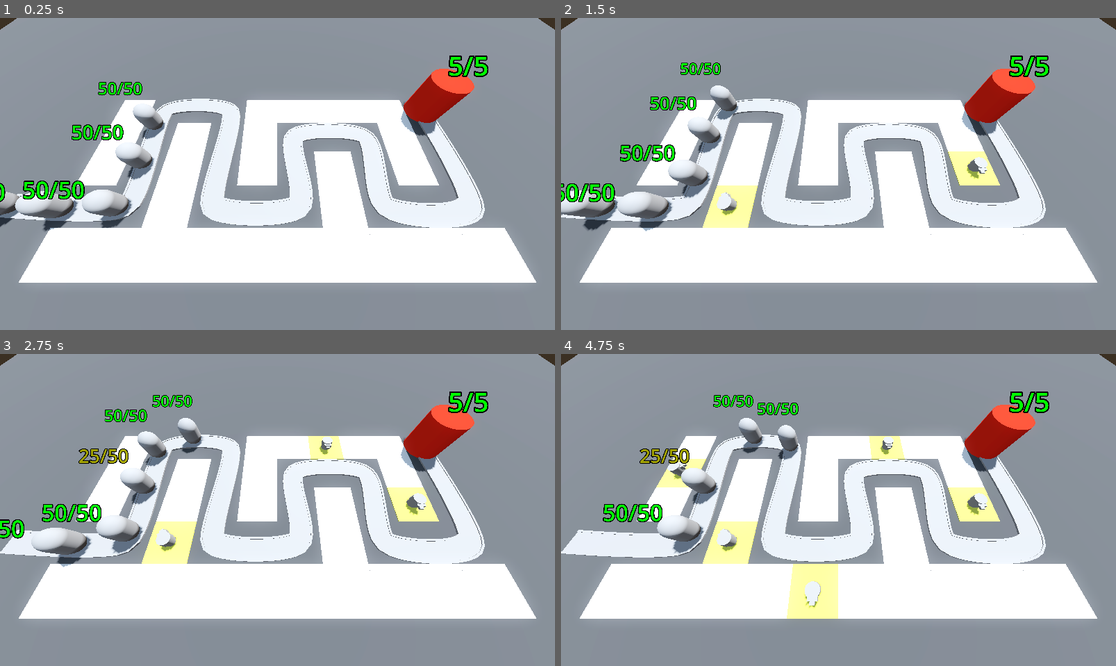
Above: before the commit, frames 1-4 (two rows, left to right).
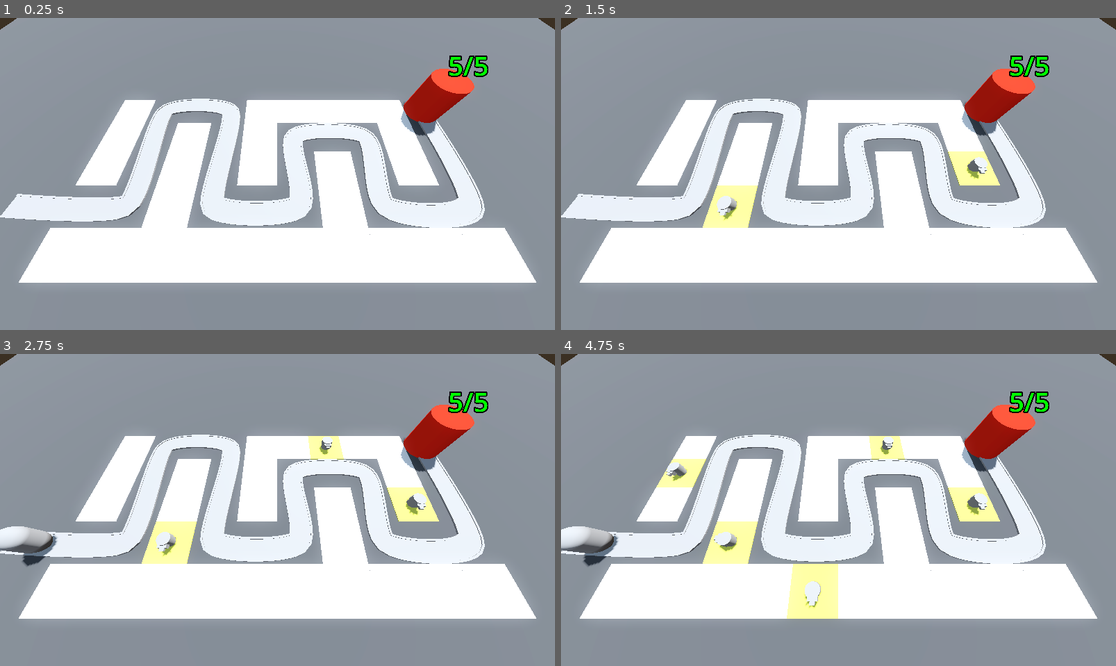
Above: after the commit, the same moments.

Repository: yrubner/TowerDefenseGD
Game: Godot game, scene res://BaseLevel.tscn
Two runs of this game, one before a commit and one after it. Both use one fixed random seed, a clock stepped at 60 frames per second and the inputs below.
Inputs (mouse positions are in pixels of both pictures, inside the frame that each line leads up to):
- Up to frame 1 (0.25 s): no input
- Up to frame 2 (1.5 s): move the mouse to (960, 158) at 0.52 s; press the mouse at (960, 158) at 0.53 s; move the mouse to (727, 189) at 1.27 s; release the mouse at (727, 189) at 1.28 s; click (727, 189) at 1.35 s
- Up to frame 3 (2.75 s): move the mouse to (333, 441) at 2.02 s; press the mouse at (333, 441) at 2.03 s
- Up to frame 4 (4.75 s): move the mouse to (810, 572) at 2.77 s; release the mouse at (810, 572) at 2.78 s; click (810, 572) at 2.85 s; move the mouse to (1005, 556) at 3.52 s; press the mouse at (1005, 556) at 3.53 s; move the mouse to (672, 463) at 4.27 s; release the mouse at (672, 463) at 4.28 s; click (672, 463) at 4.35 s

The runs differ from the first frame. In frame 1, 3.3% of the frame differs, in the area x 0-30%, y 20-69%; in frame 2, 3.8%; in frame 3, 4.4%, in the area x 0-37%, y 13-69%; in frame 4, 3.7%.

Commit message:
Finished Lesson 53: Instantiating Enemies

Diff:
--- a/BaseLevel.tscn
+++ b/BaseLevel.tscn
@@ -1,9 +1,10 @@
-[gd_scene load_steps=12 format=3 uid="uid://drjg6lh8nskg8"]
+[gd_scene load_steps=13 format=3 uid="uid://drjg6lh8nskg8"]
 
 [ext_resource type="PackedScene" uid="uid://cpewdc0wtwg6g" path="res://RayPickerCamera/ray_picker_camera.tscn" id="1_k8ky8"]
 [ext_resource type="MeshLibrary" uid="uid://xjhekfl8wt5k" path="res://MeshLibraries/SpaceLibrary.tres" id="1_mp854"]
 [ext_resource type="PackedScene" uid="uid://bce5kslpisvml" path="res://Enemy/enemy.tscn" id="2_605k1"]
 [ext_resource type="PackedScene" uid="uid://cdcitn75ae8d" path="res://Base/base.tscn" id="3_j52uw"]
+[ext_resource type="Script" path="res://enemy_path.gd" id="3_ya2ps"]
 [ext_resource type="Script" path="res://turret_manager.gd" id="5_3nbo5"]
 [ext_resource type="PackedScene" uid="uid://h3fs7wuld2x8" path="res://Turret/turret.tscn" id="6_warkl"]
 
@@ -56,10 +57,12 @@
 "cells": PackedInt32Array(65535, 65534, 0, 65535, 2, 0, 65531, 65535, 0, 65531, 65534, 0, 65531, 0, 0, 65531, 2, 0, 655 …(245 unchanged characters)…
 }
 
-[node name="Path3D" type="Path3D" parent="."]
+[node name="EnemyPath" type="Path3D" parent="."]
 curve = SubResource("Curve3D_piqty")
+script = ExtResource("3_ya2ps")
+enemy_scene = ExtResource("2_605k1")
 
-[node name="Road" type="CSGPolygon3D" parent="Path3D"]
+[node name="Road" type="CSGPolygon3D" parent="EnemyPath"]
 polygon = PackedVector2Array(-1, 0, -1, 0.1, 1, 0.1, 1, 0)
 mode = 2
 path_node = NodePath("..")
@@ -72,7 +75,7 @@
 path_u_distance = 1.0
 path_joined = false
 
-[node name="LeftEdge" type="CSGPolygon3D" parent="Path3D"]
+[node name="LeftEdge" type="CSGPolygon3D" parent="EnemyPath"]
 polygon = PackedVector2Array(-1.1, 0, -1.1, 0.15, -0.9, 0.15, -0.9, 0)
 mode = 2
 path_node = NodePath("..")
@@ -85,7 +88,7 @@
 path_u_distance = 1.0
 path_joined = false
 
-[node name="RightEdge" type="CSGPolygon3D" parent="Path3D"]
+[node name="RightEdge" type="CSGPolygon3D" parent="EnemyPath"]
 polygon = PackedVector2Array(1.1, 0, 1.1, 0.15, 0.9, 0.15, 0.9, 0)
 mode = 2
 path_node = NodePath("..")
@@ -98,28 +101,15 @@
 path_u_distance = 1.0
 path_joined = false
 
-[node name="Enemy" parent="Path3D" instance=ExtResource("2_605k1")]
-transform = Transform3D(-4.37108e-08, 0, -0.999987, 0, 1, 0, 0.999987, 0, -4.37108e-08, -25, 0, 6)
-
-[node name="Enemy2" parent="Path3D" instance=ExtResource("2_605k1")]
-transform = Transform3D(-0.0394014, 0, -0.999209, 0, 1, 0, 0.999209, 0, -0.0394014, -20.009, 0, 6.29481)
-progress = 5.0
-
-[node name="Enemy3" parent="Path3D" instance=ExtResource("2_605k1")]
-transform = Transform3D(0.111651, 0, -0.993733, 0, 1, 0, 0.993733, 0, 0.111651, -15.0119, 0, 6.2622)
-progress = 10.0
-
-[node name="Enemy4" parent="Path3D" instance=ExtResource("2_605k1")]
-transform = Transform3D(0.997275, 0, 0.0735978, 0, 1, 0, -0.0735978, 0, 0.997275, -13.8035, 0, 2.11755)
-progress = 15.0
-
-[node name="Enemy5" parent="Path3D" instance=ExtResource("2_605k1")]
-transform = Transform3D(0.998321, 0, 0.0576799, 0, 1, 0, -0.0576799, 0, 0.998321, -14.2012, 0, -2.86672)
-progress = 20.0
+[node name="Timer" type="Timer" parent="EnemyPath"]
+wait_time = 2.0
+autostart = true
 
 [node name="Base" parent="." instance=ExtResource("3_j52uw")]
 
 [node name="TurretManager" type="Node3D" parent="." node_paths=PackedStringArray("enemy_path")]
 script = ExtResource("5_3nbo5")
 turret = ExtResource("6_warkl")
-enemy_path = NodePath("../Path3D")
+enemy_path = NodePath("../EnemyPath")
+
+[connection signal="timeout" from="EnemyPath/Timer" to="EnemyPath" method="spawn_enemy"]
--- a/Enemy/enemy.tscn
+++ b/Enemy/enemy.tscn
@@ -55,6 +55,7 @@
 transform = Transform3D(0.999987, 0, 0, 0, 1, 0, 0, 0, 0.999987, 0, 0, 0)
 loop = false
 script = ExtResource("1_lvwys")
+speed = 5.0
 
 [node name="MeshInstance3D" type="MeshInstance3D" parent="."]
 transform = Transform3D(1, 0, 3.55271e-15, 0, 1, 0, -3.55271e-15, 0, 1, 0, 1.5, 0)
--- /dev/null
+++ b/enemy_path.gd
@@ -0,0 +1,7 @@
+extends Path3D
+
+@export var enemy_scene: PackedScene
+
+func spawn_enemy() -> void:
+	var new_enemy = enemy_scene.instantiate()
+	add_child(new_enemy)
Not shown, changed: README.md
